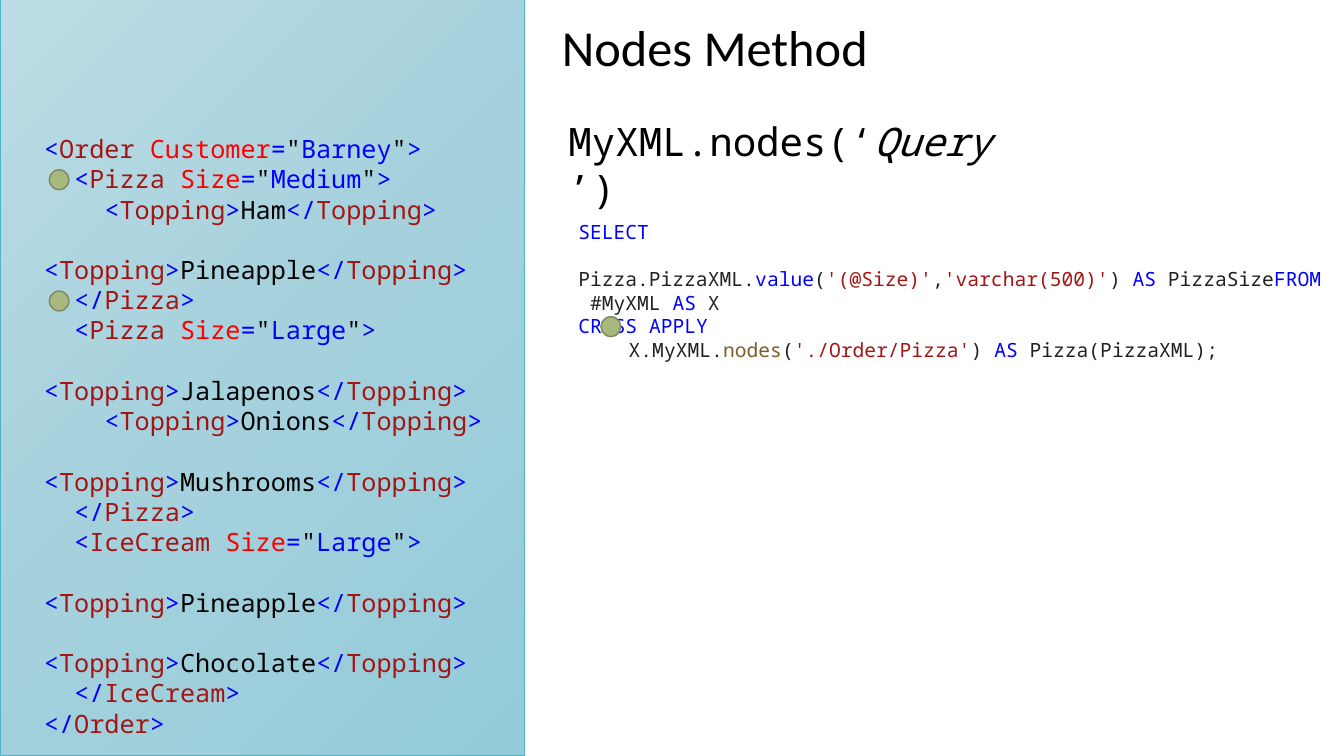
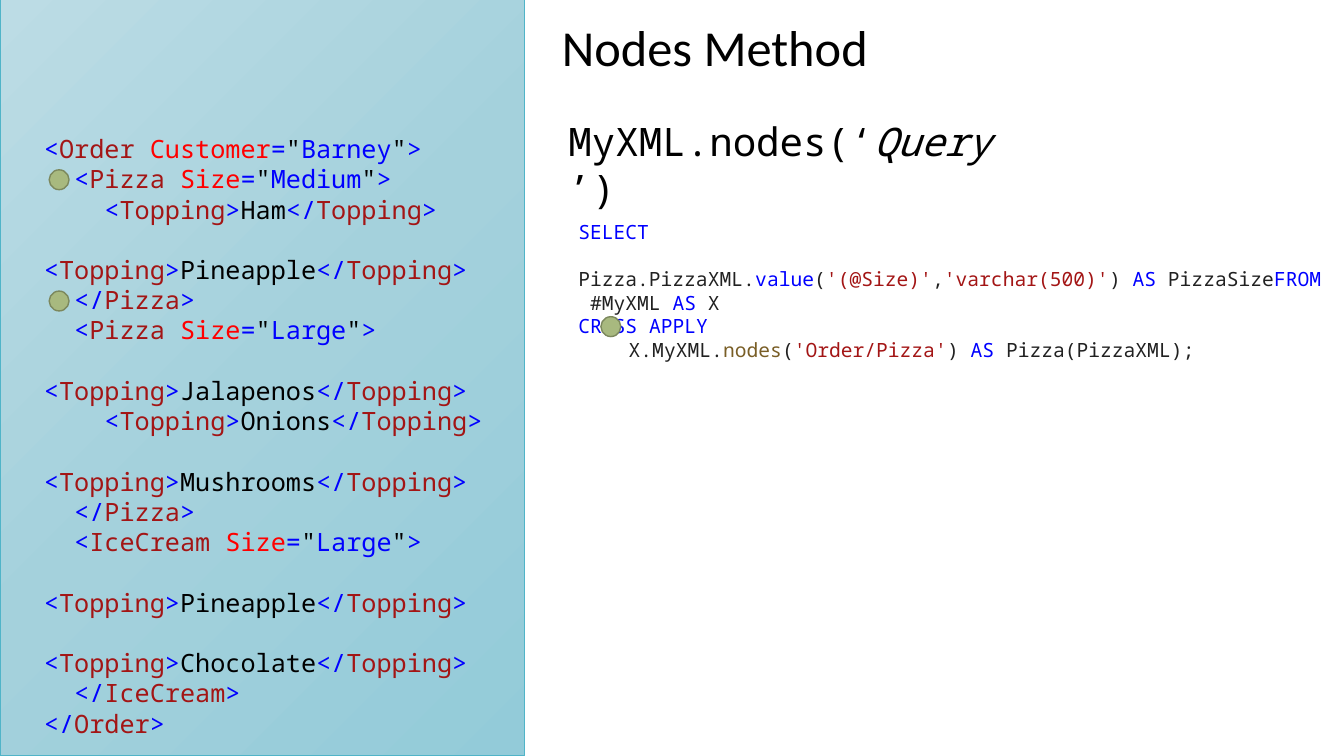
Before and after one commit to BarneyLawrence/XML-Queries-In-SQL-Server, a slide deck: slide 10 of Lightning Talk - An Introduction to Querying XML With T-SQL.pptx. Drawn at 1344x756 pixels with LibreOffice and Linux fonts; fonts in the diff are those of the drawing. Boxes give left, top, right and bottom in pixels: in the first picture for what was removed or moved away, otherwise in the second. Text is boxed around its words. In the diff, an @@ line names an element or a change of style, - is before the commit and + after.

```diff
--- a/Lightning Talk - An Introduction to Querying XML With T-SQL.pptx
+++ b/Lightning Talk - An Introduction to Querying XML With T-SQL.pptx
@@ text at (629, 342, 1194, 362): text changed @@
-X.MyXML.nodes('./Order/Pizza') AS Pizza(PizzaXML);
+X.MyXML.nodes('Order/Pizza') AS Pizza(PizzaXML);
```
Also in this commit, not shown: 7 other slides changed, 4 slides added, 1 other file.
